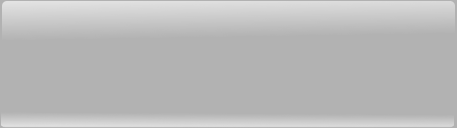
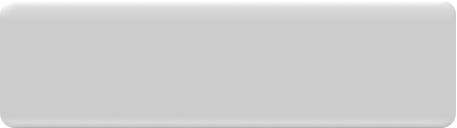
Layered file, before and after one edit (w=457, h=128). Changes by layer:
added layer "Image" above "TopShine" over (x1=0, y1=0, x2=456, y2=128)
renamed "Black" to "TopShine", hid it, opacity 30% → 50%, moved it above "BottomShine", painted on it over (x1=0, y1=0, x2=457, y2=128)
hid "widget_bg_normal.9.png", opacity 69% → 100%, painted on it over (x1=1, y1=1, x2=455, y2=128)
